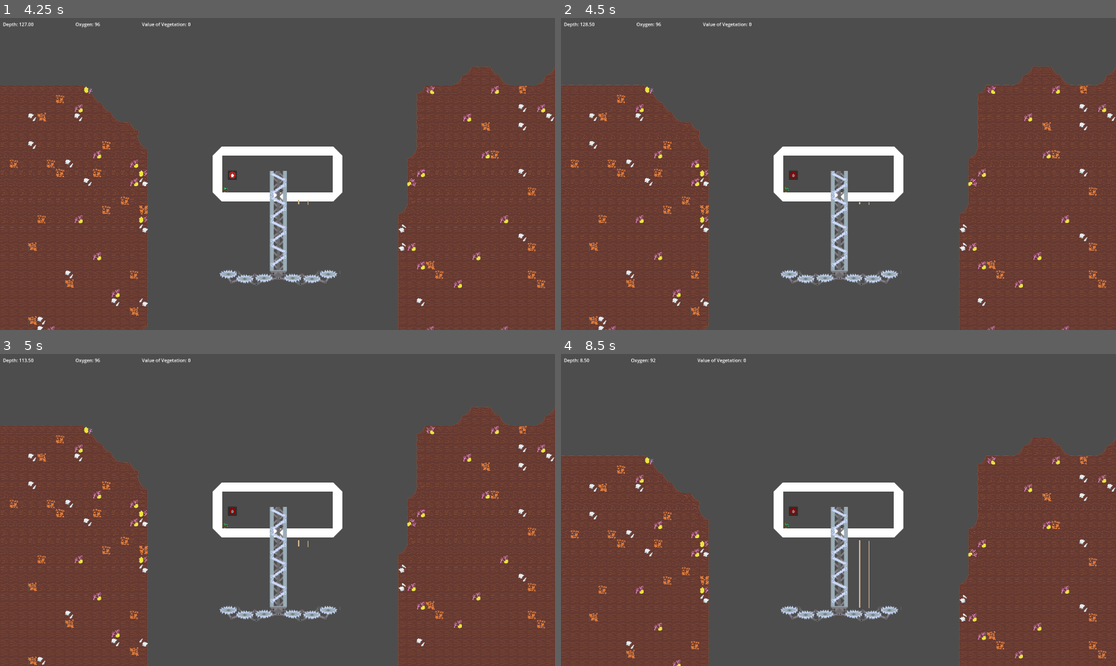
Above: before the commit, frames 1-4 (two rows, left to right).
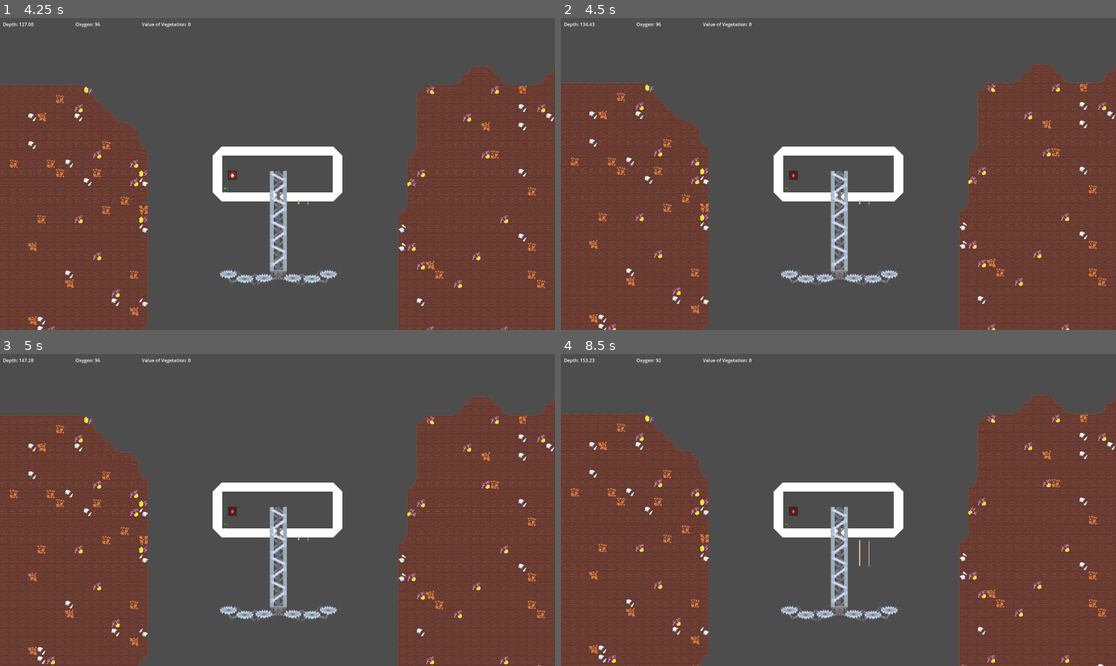
Above: after the commit, the same moments.

Repository: DSurguy/spring-2024-2d-jam
Game: Godot game, scene res://scenes/GameScene/GameScene.tscn
Two runs of this game, one before a commit and one after it. Both use one fixed random seed, a clock stepped at 60 frames per second and the inputs below. This scene is started directly instead of the project's main scene. Sound files missing from this copy of the repository are replaced by a short silence.
Inputs (mouse positions are in pixels of both pictures, inside the frame that each line leads up to):
- Up to frame 1 (4.25 s): tap Enter (ui_accept) at 0.5, 0.77, 1.52, 3.02, 3.77 s; move the mouse to (249, 236) at 0.52 s; hold D (move_right) 0.53-2.03 s; tap Down (aim_down) at 0.6 s; move the mouse to (444, 220) at 1.27 s; tap Left (aim_left) at 1.35 s; move the mouse to (111, 127) at 2.02 s; hold A (move_left) from 2.03 s (still down); tap Right (aim_right) at 2.1 s; move the mouse to (305, 174) at 2.77 s; tap Up (aim_up) at 2.85 s; move the mouse to (194, 96) at 3.52 s; tap E (interact) at 3.6 s
- Up to frame 2 (4.5 s): move the mouse to (960, 158) at 4.27 s; release A (move_left) at 4.28 s; hold D (move_right) from 4.28 s (still down); click (960, 158) at 4.35 s
- Up to frame 3 (5 s): keep holding D (move_right); tap Enter (ui_accept) at 4.52 s
- Up to frame 4 (8.5 s): move the mouse to (727, 525) at 5.02 s; tap Mouse wheel down (zoom_down) at 5.1 s; move the mouse to (894, 441) at 5.77 s; tap Mouse wheel up (zoom_up) at 5.85 s; tap Enter (ui_accept) at 6.02, 6.77, 7.52 s; move the mouse to (810, 572) at 6.52 s; tap Down (aim_down) at 6.6 s; move the mouse to (1005, 556) at 7.27 s; tap Left (aim_left) at 7.35 s; move the mouse to (672, 463) at 8.02 s; release D (move_right) at 8.03 s; hold A (move_left) from 8.03 s (still down); tap Right (aim_right) at 8.1 s

Frame 1 is identical in both runs. In frame 2, 3.7% of the frame differs, in the area x 0-100%, y 1-100%; in frame 3, 6.3%; in frame 4, 11%.

Commit message:
i hate git

Diff:
--- a/scenes/GameScene/Submarine.gd
+++ b/scenes/GameScene/Submarine.gd
@@ -16,7 +16,7 @@
 var descending = true
 var ascending = false
 var descent_speed = 30
-var ascent_speed = -30
+var ascent_acceleration = -0.2
 
 var velocity : Vector2
 var sub_speedX : float = 200
@@ -46,22 +46,21 @@
 		velocity.y = descent_speed
 
 	if ascending:
-		velocity.y = ascent_speed
+		velocity.y += ascent_acceleration
 
 	var final_move = velocity * delta
 	if !hull.test_move(transform, final_move):
 		position += final_move
-		bonk_move = Vector2.ZERO
-		velocity.y = 0
+		if ascending && velocity.y < -1500 : velocity.y = -1500
 	elif bonk_timer.is_stopped():
 		bonk_timer.start(0.5)
 		velocity.x *= -0.5
-		bonk_move.x = abs(final_move.x) * sub_speedX
-		bonk_move.y = 0
+		bonk_move.x = -abs(final_move.x) * 4
+		bonk_move.y = -abs(final_move.y) * 1
+		oxygen.add_oxygen(-5)
 	else :
 		bonk_timer.start(0.5)
-		position.x += bonk_move.x
-
+		position += bonk_move
 
 	var camera = get_parent().get_node("Camera2D")
 	camera.position.y = position.y
Not shown: 1 places in scenes/GameScene/submarine.tscn that only renumber resources
